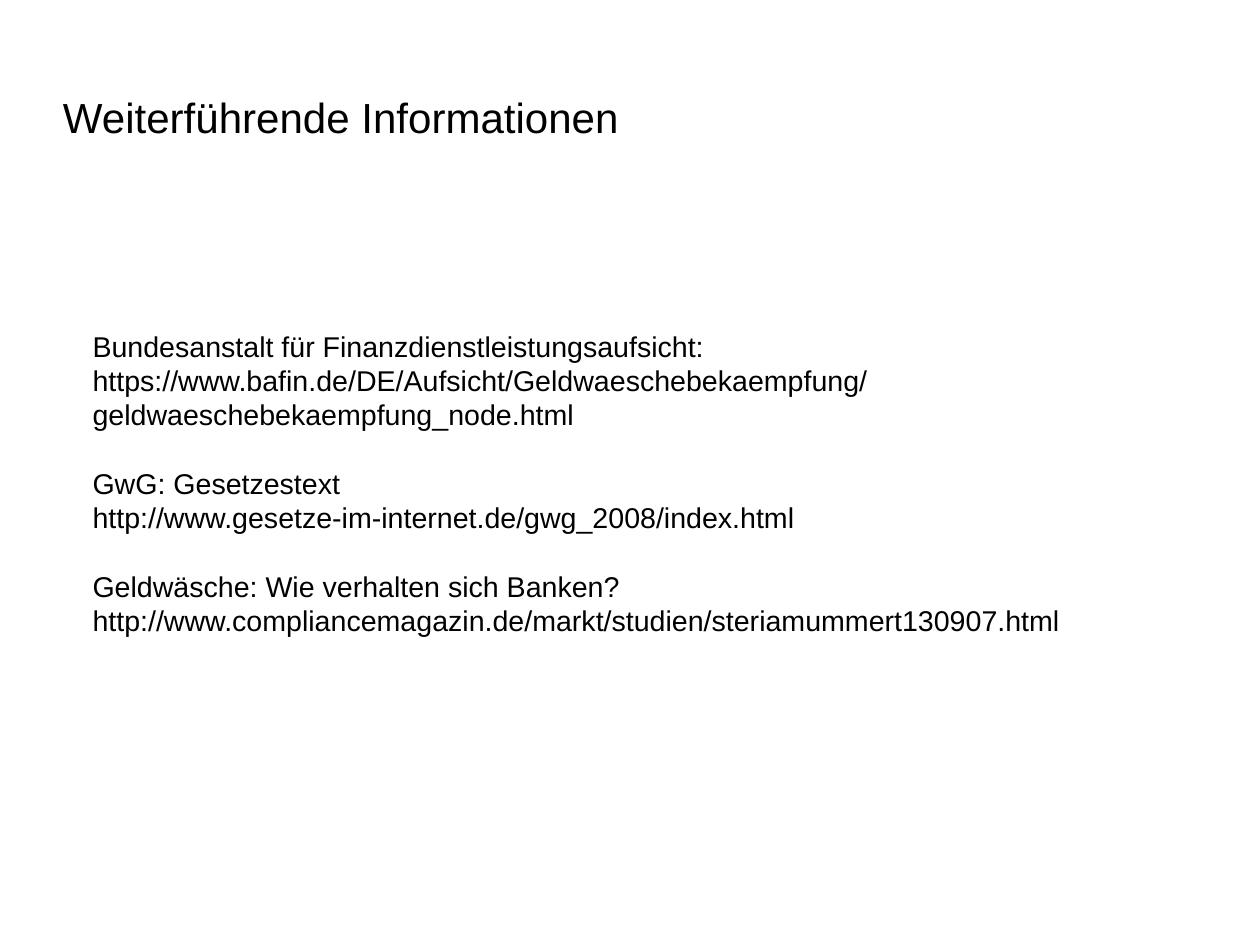
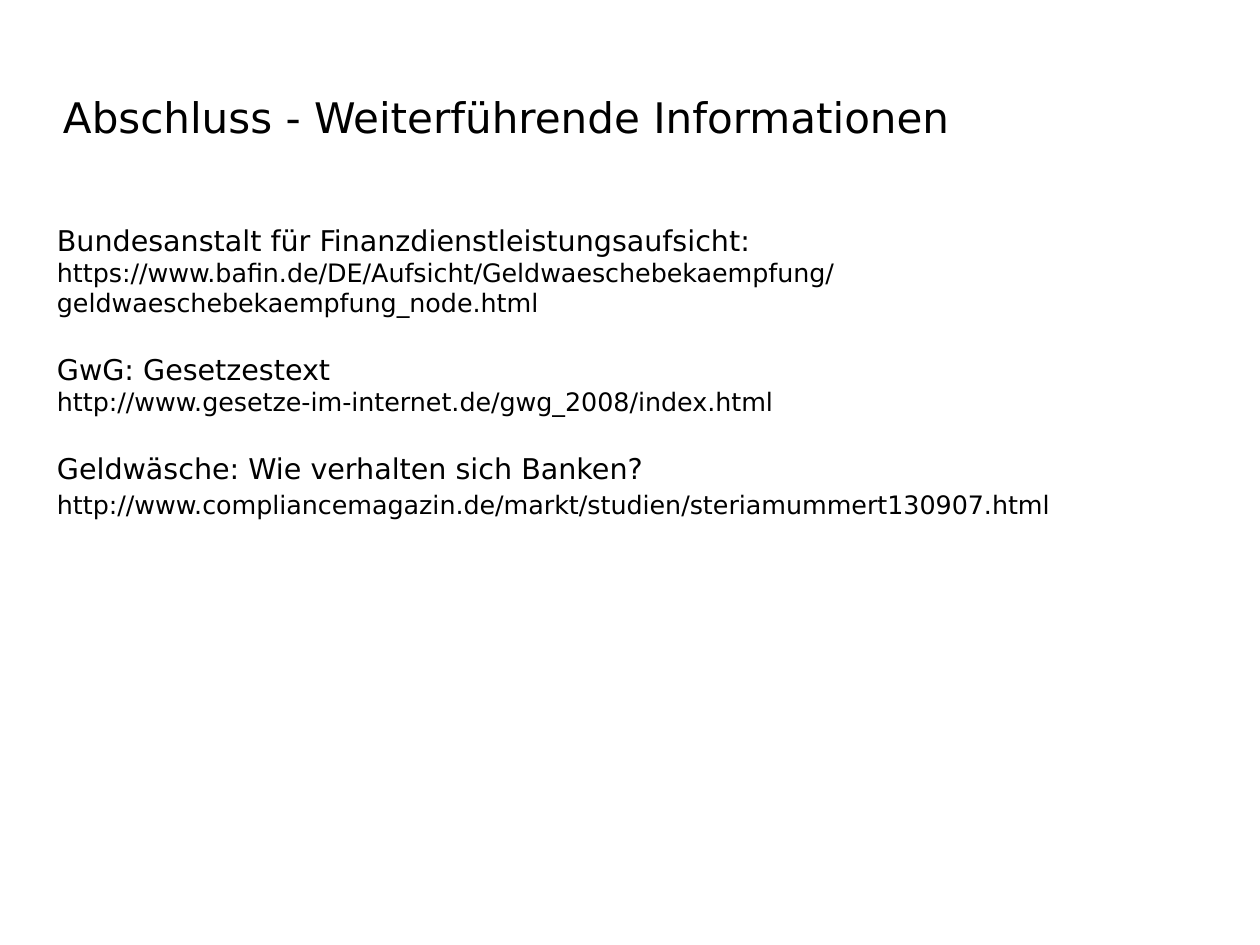
Before and after one commit to BlurryRoots/BW1, a slide deck: slide 7 of presentation/presentation.odp. Drawn at 1260x945 pixels with LibreOffice and Linux fonts; fonts in the diff are those of the drawing; background and template pictures are left out. Boxes give left, top, right and bottom in pixels: in the first picture for what was removed or moved away, otherwise in the second. Text is boxed around its words. In the diff, an @@ line names an element or a change of style, - is before the commit and + after.

Commit message:
changed: fixed font to be platform independent changed: fixed font size to fit all text on slides changed: some minor spelling issues and some points in my part of the presentation

```diff
--- a/presentation/presentation.odp
+++ b/presentation/presentation.odp
@@ title at (63, 101, 949, 134): text changed; font Arial to DejaVu Sans @@
-Weiterführende Informationen
+Abschluss - Weiterführende Informationen
@@ text "Bundesanstalt für Finanzdienstleistungsaufsicht:": place and size @@
-text "Bundesanstalt für Finanzdienstleistungsaufsicht:" at (93, 336, 1060, 637)
+text "Bundesanstalt für Finanzdienstleistungsaufsicht:" at (57, 229, 1050, 520)
@@ text "Bundesanstalt für Finanzdienstleistungsaufsicht:" at (57, 229, 1050, 520): font Arial to DejaVu Sans; size 18 to 16 pt in "https://www.bafin.de/DE/Aufsicht/Geldwaeschebekaempfung/geld ...", "http://www.gesetze-im-internet.de/gwg_2008/index.html", "http://www.compliancemagazin.de/markt/studien/steriamummert1 ..." @@
```
Also in this commit, not shown: 5 other slides changed, 1 slide added, 1 slide removed.
